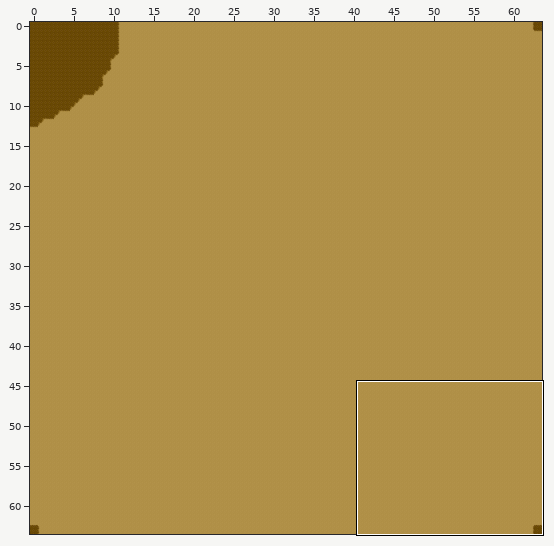
An edit to a level. Tiled map, Assets/Maps/map01.tmx. Above, an overview of the earlier version with the close-up marked.
Close-up. First the earlier version:
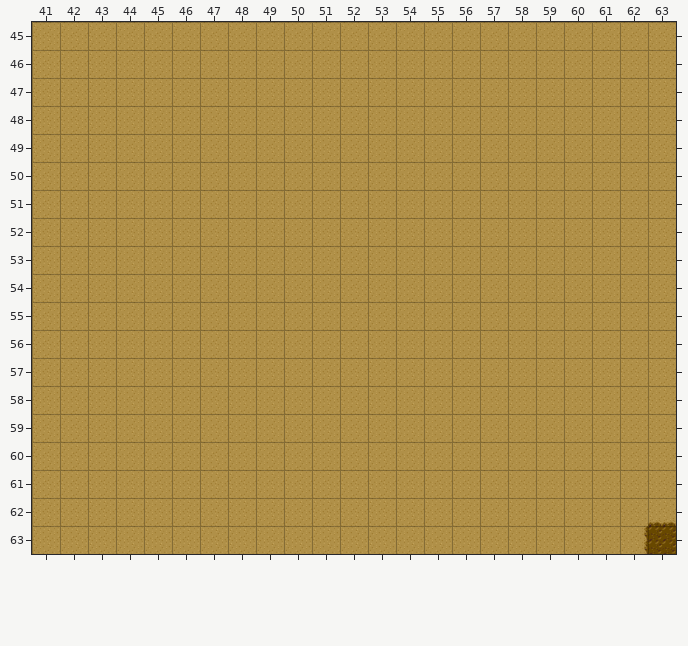
Cells are 64x64 px. Shown: x 41..63, y 45..63. The commit also changed other parts of the map, which this record leaves out.
The result:
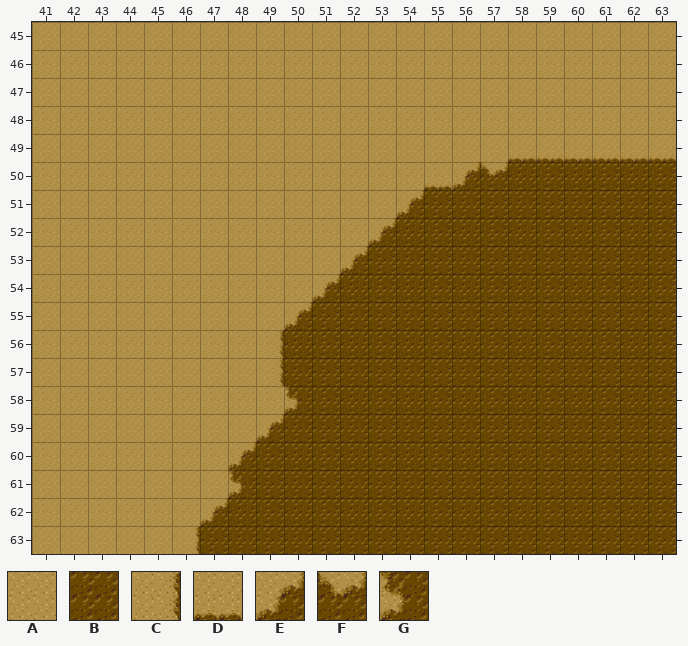
Key: from "ground": A 0, B 1, C 4, D 5, E 8, F 10, G 13.
_ is an empty cell.
Difference:
{"where": "layer \"bg\""}
{"y":49,"x":58,"old":"AAAAAA","new":"DDDDDD"}
{"y":50,"x":55,"old":"AAAAAAAAA","new":"DEFBBBBBB"}
{"y":51,"x":54,"old":"AAAAAAAAAA","new":"EBBBBBBBBB"}
{"y":52,"x":53,"old":"AAAAAAAAAAA","new":"EBBBBBBBBBB"}
{"y":53,"x":52,"old":"AAAAAAAAAAAA","new":"EBBBBBBBBBBB"}
{"y":54,"x":51,"old":"AAAAAAAAAAAAA","new":"EBBBBBBBBBBBB"}
{"y":55,"x":50,"old":"AAAAAAAAAAAAAA","new":"EBBBBBBBBBBBBB"}
{"y":56,"x":49,"old":"AAAAAAAAAAAAAAA","new":"CBBBBBBBBBBBBBB"}
{"y":57,"x":49,"old":"AAAAAAAAAAAAAAA","new":"CBBBBBBBBBBBBBB"}
{"y":58,"x":50,"old":"AAAAAAAAAAAAAA","new":"GBBBBBBBBBBBBB"}
{"y":59,"x":49,"old":"AAAAAAAAAAAAAAA","new":"EBBBBBBBBBBBBBB"}
{"y":60,"x":48,"old":"AAAAAAAAAAAAAAAA","new":"EBBBBBBBBBBBBBBB"}
{"y":61,"x":48,"old":"AAAAAAAAAAAAAAAA","new":"GBBBBBBBBBBBBBBB"}
{"y":62,"x":47,"old":"AAAAAAAAAAAAAAAAD","new":"EBBBBBBBBBBBBBBBB"}
{"y":63,"x":46,"old":"AAAAAAAAAAAAAAAAC","new":"CBBBBBBBBBBBBBBBB"}
{"label":"changed","picture_box":[194,134,676,554]}
